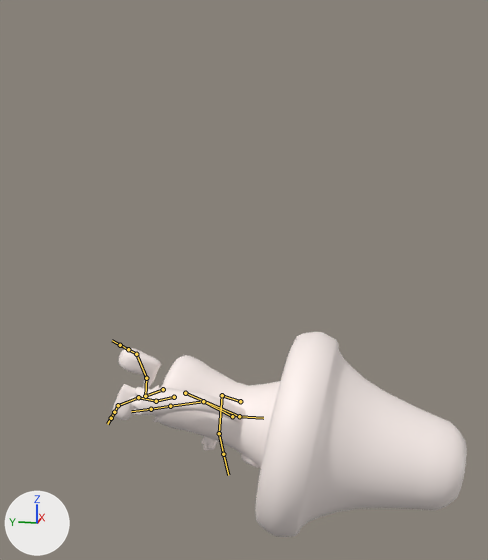
One commit to the FBX model Assets/Prefabs/Character/mushroom 1.fbx: the scene before it, then after it.
Camera for both pictures: a camera (50 mm lens) standing at (-1.748, -0.744, 0.781) and looking at (0.003, -0.393, 0.343). The axes (+X, +Y, +Z) are drawn at lower left. The lights are the same throughout. Both versions are drawn at frame 12 of the action 'Armature|running'; the numbers are the values there. The bones that bend it are drawn over the model as lines.

The first picture shows 'body.001'.
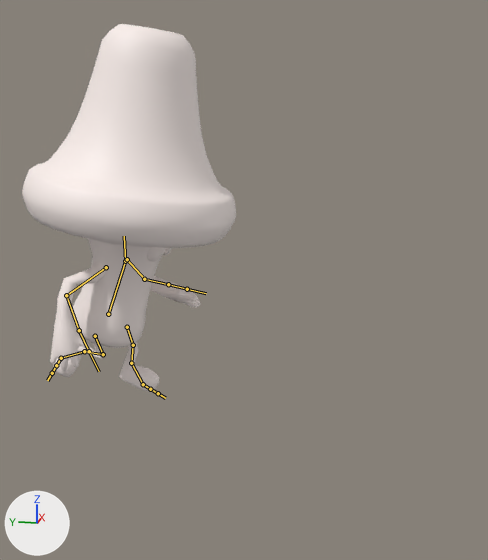
Boxes (x1, y1, x2, y2) around the edits, measured in the pictures (488 x 560 px):
'body.001', posed (40% narrower, 79% taller): before (112, 332, 467, 537); after (22, 24, 236, 392)
bone 'mixamorig:LeftHand', root to tip: before (219, 433) to (223, 454); after (168, 284) to (187, 289)

The change, as a diff of the scene's bpy script:
```diff
--- a/Assets/Prefabs/Character/mushroom 1.fbx.py
+++ b/Assets/Prefabs/Character/mushroom 1.fbx.py
@@ bone_rig_object @@
 bone_rig_object = bpy.data.objects['Armature']  # the whole rig 'Armature'
-bone_rig_object.rotation_euler = (1.571, 0.0, 0.0)  # degrees (90, 0, 0)
+bone_rig_object.rotation_euler = (0.0, 0.0, 0.0)  # degrees (0, 0, 0)
@@ bone_mixamorig_lefthand @@
 bone_mixamorig_lefthand = bpy.data.objects['Armature'].pose.bones['mixamorig:LeftHand']  # child of 'mixamorig:LeftForeArm'
-bone_mixamorig_lefthand.rotation_quaternion = (0.914, 0.017, -0.386, 0.126)  # degrees (-5, -45, 18)
+bone_mixamorig_lefthand.rotation_quaternion = (0.853, -0.045, -0.494, -0.163)  # degrees (9, -59, -27)
```
